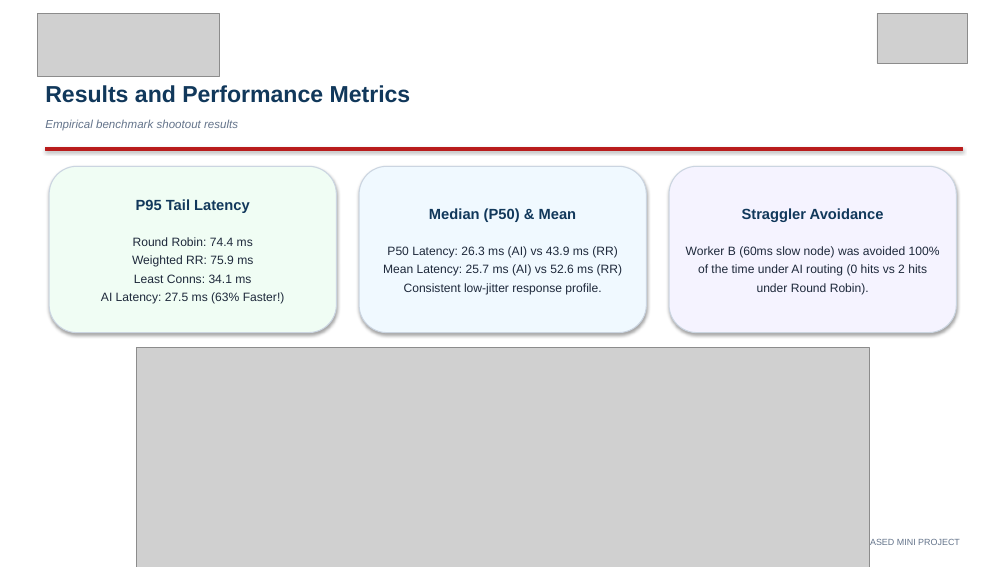
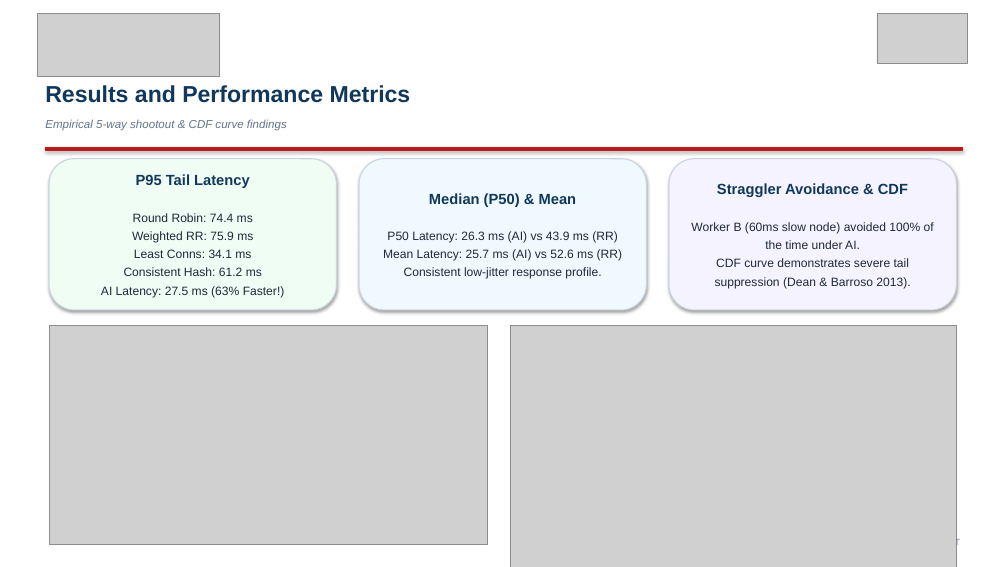
Before and after one commit to Krishna-Modi12/ai-based-load-balancing, a slide deck: slide 17 of docs/AI_Based_Load_Balancing_Presentation.pptx (slide 15 before the commit). Drawn at 1008x567 pixels with LibreOffice and Linux fonts; fonts in the diff are those of the drawing; grey boxes stand for pictures. Boxes give left, top, right and bottom in pixels: in the first picture for what was removed or moved away, otherwise in the second. Text is boxed around its words. In the diff, an @@ line names an element or a change of style, - is before the commit and + after.

Commit message:
feat: complete next-gen engineering stack with consistent hashing, envoy circuit breakers, ml tournament, cdf curves, and academic deliverables

```diff
--- a/docs/AI_Based_Load_Balancing_Presentation.pptx
+++ b/docs/AI_Based_Load_Balancing_Presentation.pptx
@@ text at (45,119,287,131): text changed @@
-Empirical benchmark shootout results
+Empirical 5-way shootout & CDF curve findings
@@ rounded rectangle: place and size @@
-rounded rectangle at (49,166,337,333)
+rounded rectangle at (49,159,337,310)
@@ text "P95 Tail Latency": place and size @@
-text "P95 Tail Latency" at (101,199,285,303)
+text "P95 Tail Latency" at (101,174,285,297)
@@ rounded rectangle: place and size @@
-rounded rectangle at (359,166,647,333)
+rounded rectangle at (359,159,647,310)
@@ text "Median (P50) & Mean": place and size @@
-text "Median (P50) & Mean" at (383,208,623,294)
+text "Median (P50) & Mean" at (383,193,623,279)
@@ rounded rectangle: place and size @@
-rounded rectangle at (669,166,957,333)
+rounded rectangle at (669,159,957,310)
@@ text at (691,183,934,288): text changed @@
-Straggler Avoidance
-Worker B (60ms slow node) was avoided 100% of the time under AI routing (0 hits vs 2 hits under Round Robin).
+Straggler Avoidance & CDF
+Worker B (60ms slow node) avoided 100% of the time under AI.
+CDF curve demonstrates severe tail suppression (Dean & Barroso 2013).
@@ text at (101,213,285,297): text changed @@
-Round Robin: 74.4 ms
-Weighted RR: 75.9 ms
-Least Conns: 34.1 ms
-AI Latency: 27.5 ms (63% Faster!)
+Round Robin: 74.4 ms
+Weighted RR: 75.9 ms
+Least Conns: 34.1 ms
+Consistent Hash: 61.2 ms
+AI Latency: 27.5 ms (63% Faster!)
@@ picture: place and size @@
-picture at (136,348,870,567)
+picture at (49,325,488,544)
@@ picture added at (510,325,957,567) @@
```
Also in this commit, not shown: 3 other slides changed, 2 slides added, 14 other files.
